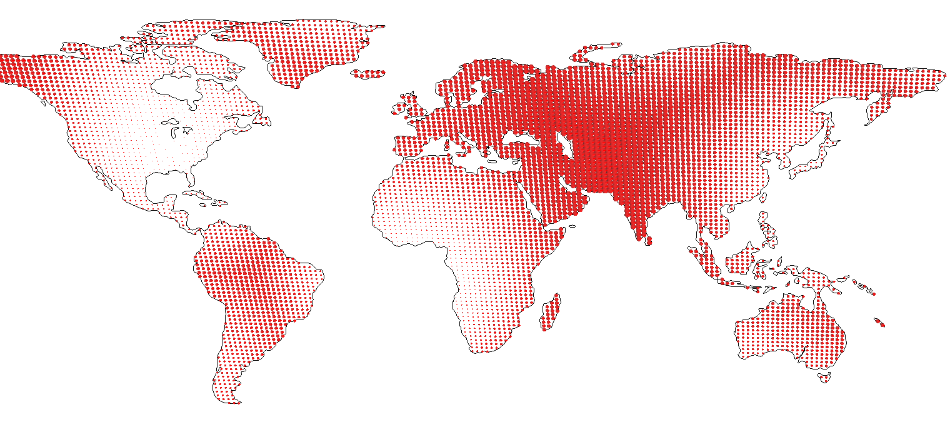
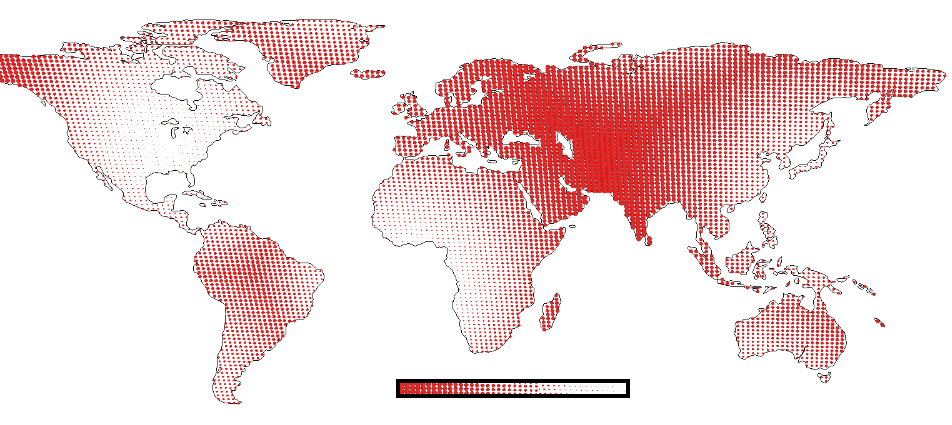
Revision of a layered w=952, h=425 image; what changed, layer by layer:
added layer "Layer 7" above "Layer 5" over (396, 379, 630, 398)
